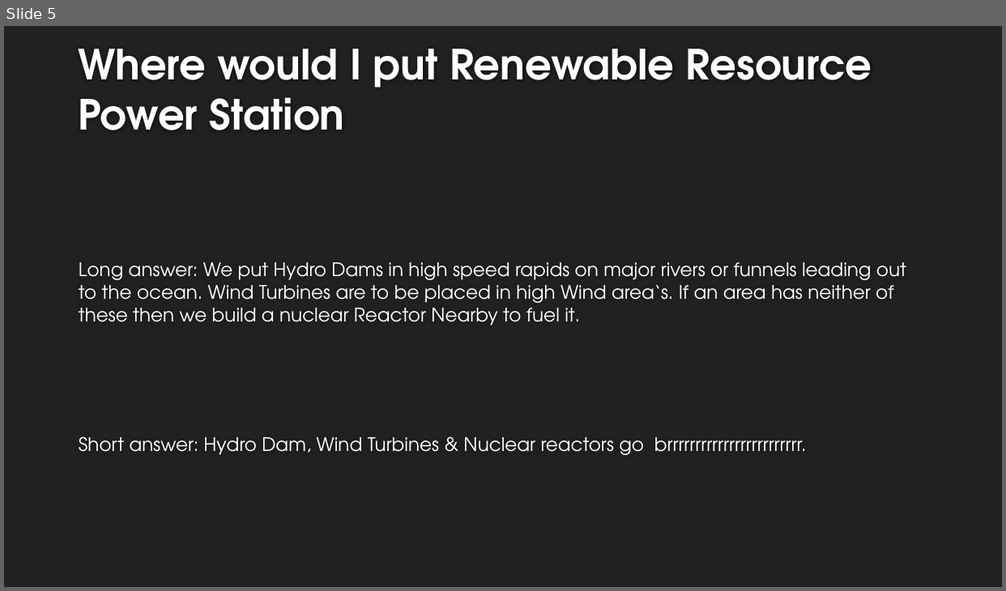
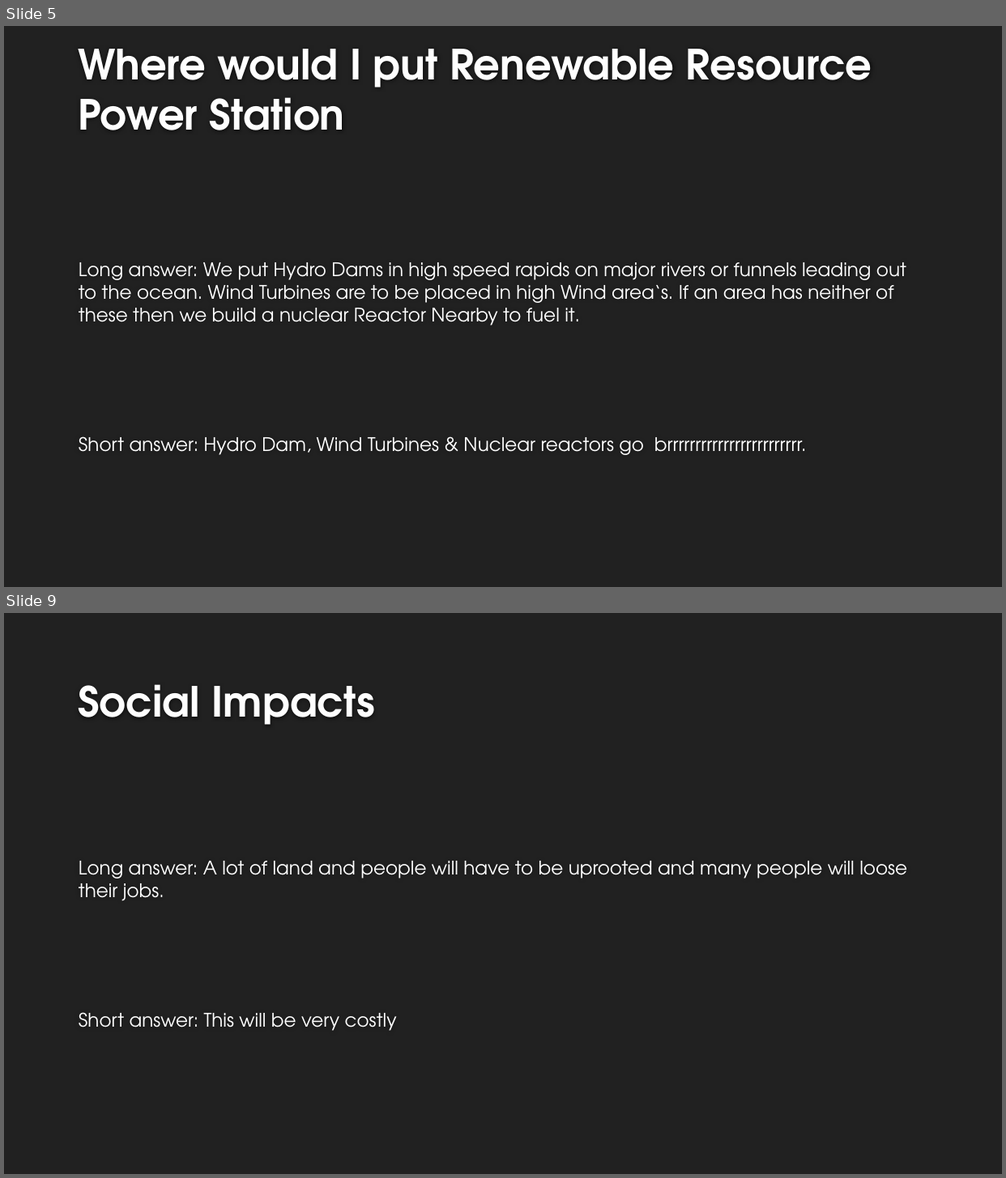
Before and after one commit to ScienceAssignment/ScienceAssignment.github.io, a slide deck: PowerPoint/BackgroundPowerPoint.pptx. Shown one above the other, each under a label of ours: slide 5 before the commit, slides 5 and 9 after it; the slides between them are not shown. The pictures are 1006x591 and 1006x1178 pixels, drawn with LibreOffice and Linux fonts; fonts in the diff are those of the drawing; background and template pictures are left out. Boxes give left, top, right and bottom in pixels: in the first picture for what was removed or moved away, otherwise in the second. Text is boxed around its words. In the diff, an @@ line names an element or a change of style, - is before the commit and + after.

```diff
--- a/PowerPoint/BackgroundPowerPoint.pptx
+++ b/PowerPoint/BackgroundPowerPoint.pptx
@@ slide 9 added at (x1=4, y1=613, x2=1002, y2=1174), background #212121 @@
@@ title added at (x1=78, y1=684, x2=375, y2=725), 40 pt, text #FEFEFE, bold @@
+Social Impacts
@@ text added at (x1=79, y1=861, x2=907, y2=1031), 18 pt, text #FFFFFF @@
+Long answer: A lot of land and people will have to be uprooted and many people will loose their jobs.
+Short answer: This will be very costly
```
Also in this commit, not shown: 1 slide changed, 4 other slides added, 1 other file.
